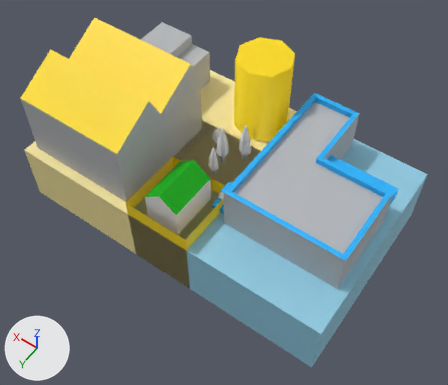
One commit to the glTF model www/assets.glb: the scene before it, then after it.
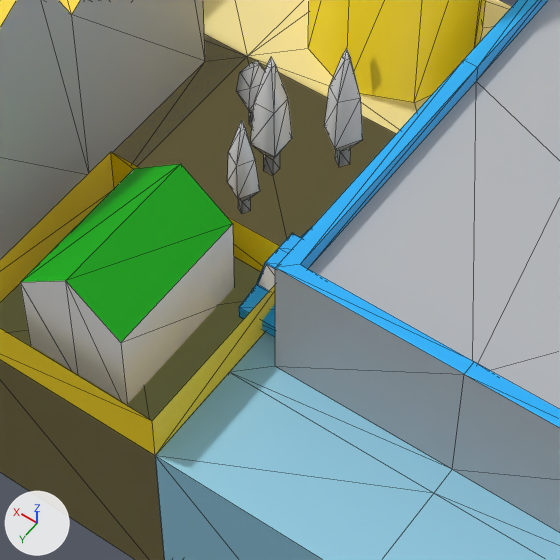
Old and new are each drawn whole from a camera (50 mm lens) standing at (-2.93, 4.27, 6.79) and looking at (0.23, -0.15, -0.16) and again close up on the part from 31% to 70% of the width and 28% to 73% of the height. Every picture has the same lights, and +X, +Y and +Z are marked at lower left. The first two pictures are the older version. The close-ups show mesh edges as thin lines.

In view in the first close-up: 'car', 'factory', 'house', 'road', 'select', 'shop', 'tree1', 'tree2'.
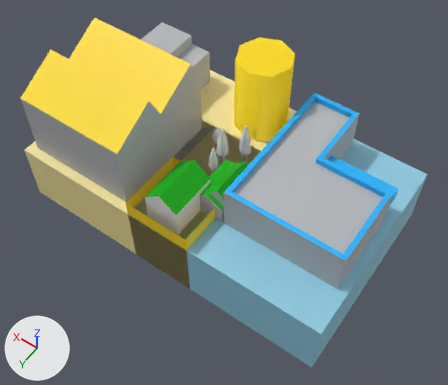
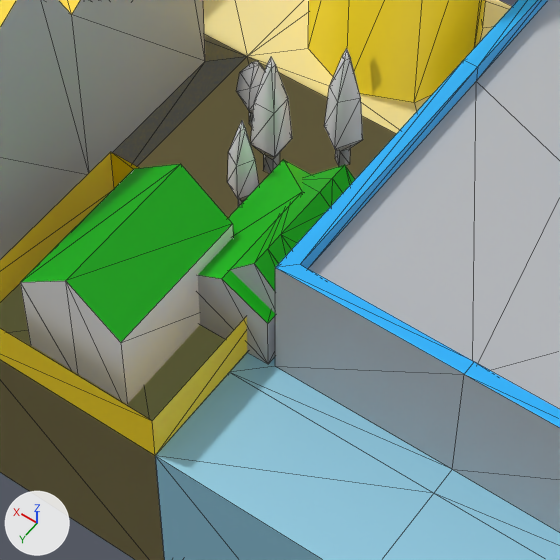
Commit message: New modular single-family houses

What differs and where, as boxes [x1, y1, x2, y2] in the close-ups (560 x 560 px):
'house_main1', added
    after: [198, 159, 311, 364]
'house_main2', added (green)
    after: [230, 165, 355, 313]
'road', unchanged, uncovered by the edit
    before: [114, 35, 246, 166]
    after: [113, 35, 246, 166]
'car', unchanged, covered by the edit
    before: [239, 227, 312, 337]

What changed in the scene script:
```text
Add me_cube_010:
    me_cube_010.from_pydata(...)  # 36 vertices, 68 faces; spans x -0.24..0.24, y -0.317..0.317, z 0.0..0.537
    me_cube_010.materials.append(mat_material_009)  # picture img_texture
Add me_cube_009:
    me_cube_009.from_pydata(...)  # 15 vertices, 22 faces; spans x -0.315..0.35, y -0.375..0.375, z 0.0..0.406
    me_cube_009.materials.append(mat_material_009)  # picture img_texture
Add ob_house_main2:
    ob_house_main2 = bpy.data.objects.new('house_main2', me_cube_010)
    ob_house_main2.location = (0.0, 0.0, 0.0)
Add ob_house_main1:
    ob_house_main1 = bpy.data.objects.new('house_main1', me_cube_009)
    ob_house_main1.location = (0.0, 0.0, 0.0)
```
